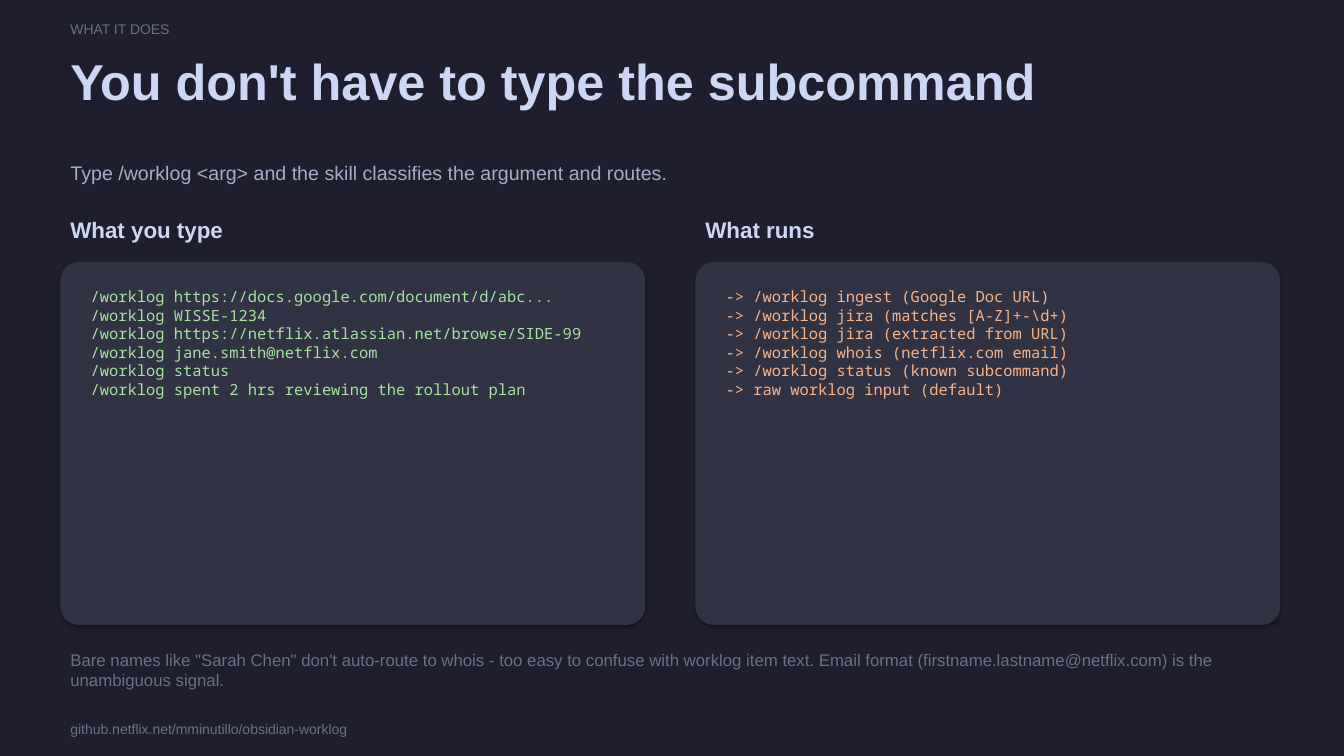
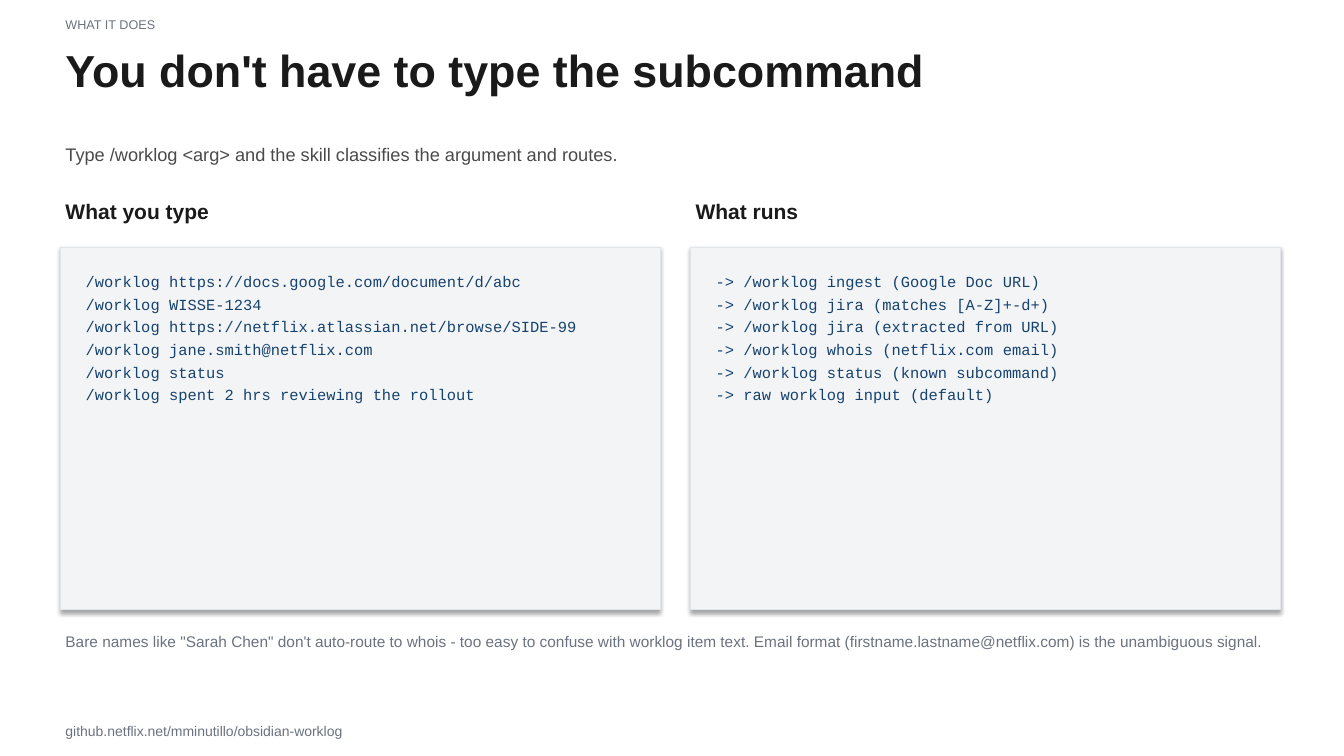
Before and after one commit to menottim/obsidian-worklog, a slide deck: slide 10 of presentation/netflix-workshop.pptx. Drawn at 1344x756 pixels with LibreOffice and Linux fonts; fonts in the diff are those of the drawing. Boxes give left, top, right and bottom in pixels: in the first picture for what was removed or moved away, otherwise in the second. Text is boxed around its words. In the diff, an @@ line names an element or a change of style, - is before the commit and + after.

```diff
--- a/presentation/netflix-workshop.pptx
+++ b/presentation/netflix-workshop.pptx
@@ rectangle removed at box(0, 0, 1344, 756) @@
@@ text "WHAT IT DOES" at box(65, 20, 155, 29): size 10 to 9 pt, text colour #6C7086 to #6B7280 @@
@@ text "You don't have to type ..." at box(65, 54, 923, 96): size 36 to 32 pt, text colour #CDD6F4 to #1A1A1A @@
@@ text "Type /worklog <arg> and the ...": place and size @@
-text "Type /worklog <arg> and the ..." at box(70, 166, 667, 184)
+text "Type /worklog <arg> and the ..." at box(65, 148, 618, 165)
@@ text "Type /worklog <arg> and the ..." at box(65, 148, 618, 165): size 14 to 13 pt, text colour #A6ADC8 to #4A4A4A @@
@@ text "What you type": place and size @@
-text "What you type" at box(70, 221, 223, 243)
+text "What you type" at box(65, 203, 209, 224)
@@ text "What you type" at box(65, 203, 209, 224): size 16 to 15 pt, text colour #CDD6F4 to #1A1A1A @@
@@ text "What runs" at box(696, 203, 798, 220): size 16 to 15 pt, text colour #CDD6F4 to #1A1A1A @@
@@ text "What runs": place and size @@
-text "What runs" at box(705, 221, 814, 238)
+text "What runs" at box(696, 203, 798, 220)
@@ rounded rectangle removed at box(60, 262, 645, 625) @@
@@ rectangle added at box(60, 247, 660, 610), fill #F3F4F6, outline #E1E4E8 0.5 pt @@
@@ text "/worklog https://docs.google.com/document/d/abc": place and size @@
-text "/worklog https://docs.google.com/document/d/abc" at box(91, 290, 581, 399)
+text "/worklog https://docs.google.com/document/d/abc" at box(86, 276, 576, 404)
@@ rectangle added at box(691, 247, 1280, 610), fill #F3F4F6, outline #E1E4E8 0.5 pt @@
@@ rounded rectangle removed at box(696, 262, 1280, 625) @@
@@ text "-> /worklog ingest (Google Doc ...": place and size @@
-text "-> /worklog ingest (Google Doc ..." at box(753, 290, 1069, 399)
+text "-> /worklog ingest (Google Doc ..." at box(743, 276, 1059, 404)
@@ text at box(86, 276, 521, 290): text changed; font Noto Sans Mono to Courier New; text colour #A6E3A1 to #16426E @@
-/worklog https://docs.google.com/document/d/abc...
+/worklog https://docs.google.com/document/d/abc
@@ text at box(86, 299, 576, 381): font Noto Sans Mono to Courier New, text colour #A6E3A1 to #16426E in "/worklog WISSE-1234", "/worklog https://netflix.atlassian.net/browse/SIDE-99", "/worklog jane.smith@netflix.com", "/worklog status"; more space between paragraphs @@
@@ text at box(743, 299, 1049, 314): text changed; font Noto Sans Mono to Courier New; text colour #FAB387 to #16426E @@
--> /worklog jira (matches [A-Z]+-\d+)
+-> /worklog jira (matches [A-Z]+-d+)
@@ text at box(743, 276, 1059, 404): font Noto Sans Mono to Courier New, text colour #FAB387 to #16426E in "-> /worklog ingest (Google Doc URL)", "-> /worklog jira (extracted from URL)", "-> /worklog whois (netflix.com email)", "-> /worklog status (known subcommand)" and 1 more places; more space between paragraphs @@
@@ text at box(86, 389, 475, 404): text changed; font Noto Sans Mono to Courier New; text colour #A6E3A1 to #16426E @@
-/worklog spent 2 hrs reviewing the rollout plan
+/worklog spent 2 hrs reviewing the rollout
@@ text "Bare names like "Sarah Chen" ...": place and size @@
-text "Bare names like "Sarah Chen" ..." at box(70, 654, 1212, 689)
+text "Bare names like "Sarah Chen" ..." at box(65, 636, 1262, 650)
@@ text "Bare names like "Sarah Chen" ..." at box(65, 636, 1262, 650): size 12 to 11 pt, text colour #6C7086 to #6B7280 @@
@@ text "github.netflix.net/mminutillo/obsidian-worklog" at box(65, 726, 342, 739): text colour #6C7086 to #6B7280 @@
```
Also in this commit, not shown: 25 other slides changed, 1 other file.
